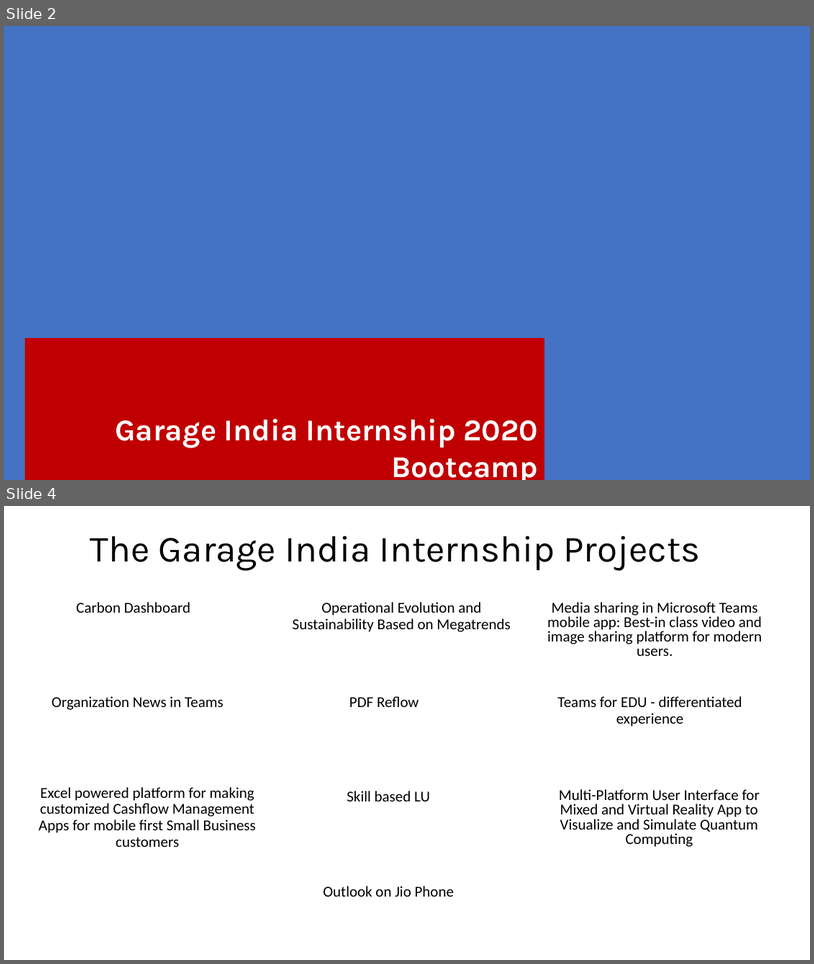
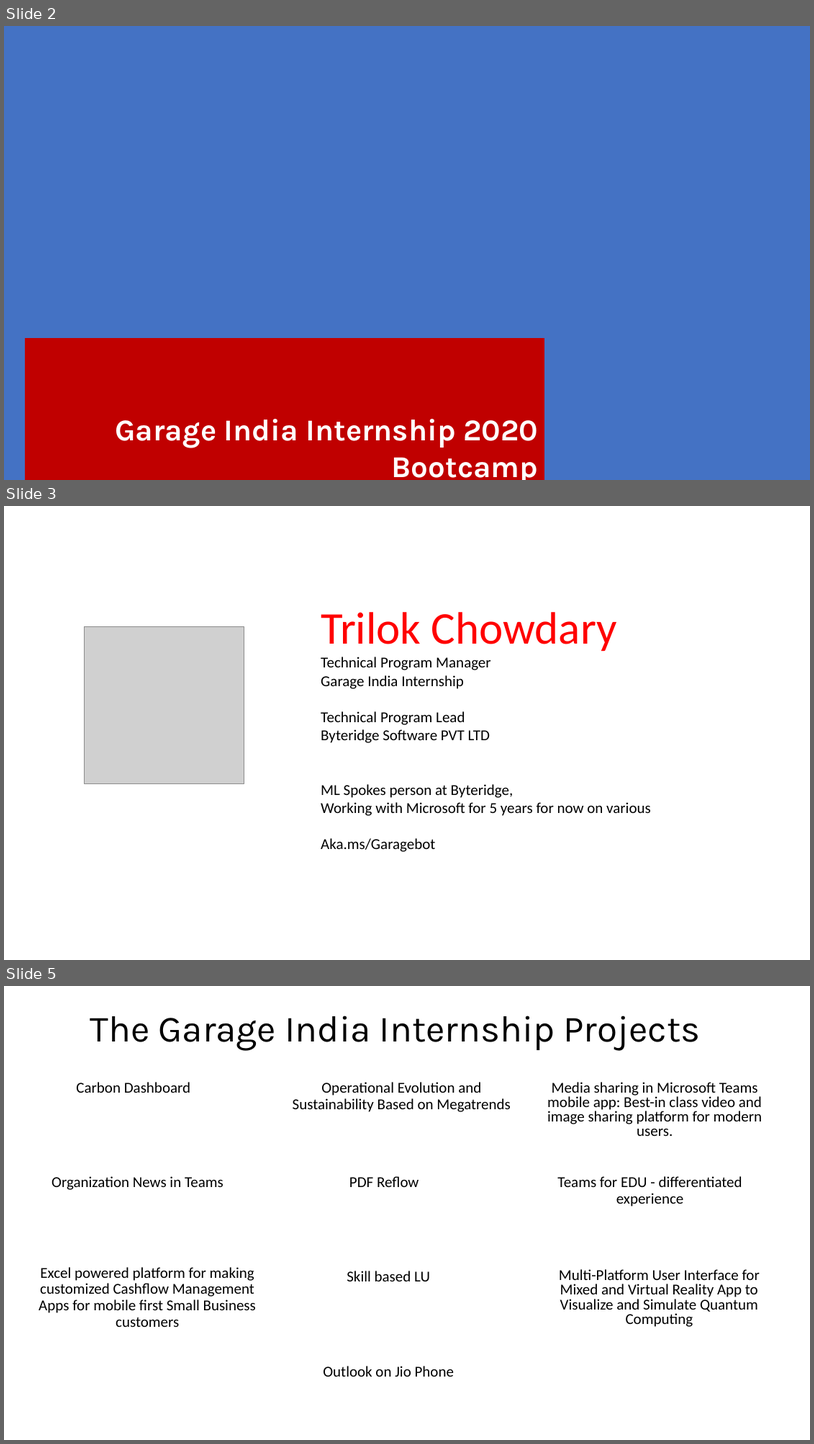
Before and after one commit to byteridge/GarageInternship2020, a slide deck: 1.Introduction.pptx. Shown one above the other, each under a label of ours: slides 2 and 4 before the commit, slides 2, 3 and 5 after it; the slides between them are not shown. The pictures are 814x964 and 814x1444 pixels, drawn with LibreOffice and Linux fonts; fonts in the diff are those of the drawing; grey boxes stand for pictures; background and template pictures are left out. Boxes give left, top, right and bottom in pixels: in the first picture for what was removed or moved away, otherwise in the second. Text is boxed around its words. In the diff, an @@ line names an element or a change of style, - is before the commit and + after.

```diff
--- a/1.Introduction.pptx
+++ b/1.Introduction.pptx
@@ slide 3 added at box(4, 506, 810, 960), background #FFFFFF @@
@@ text added at box(321, 612, 651, 852), 18 pt, text #000000 @@
+Trilok Chowdary
+Technical Program Manager
+Garage India Internship
+Technical Program Lead
+Byteridge Software PVT LTD
+ML Spokes person at Byteridge,
+Working with Microsoft for 5 years for now on various
+Aka.ms/Garagebot
@@ picture added at box(85, 627, 244, 783) @@
@@ what was slide 4 is now slide 5 @@
```
Also in this commit, not shown: 1 slide changed, 42 other files.
